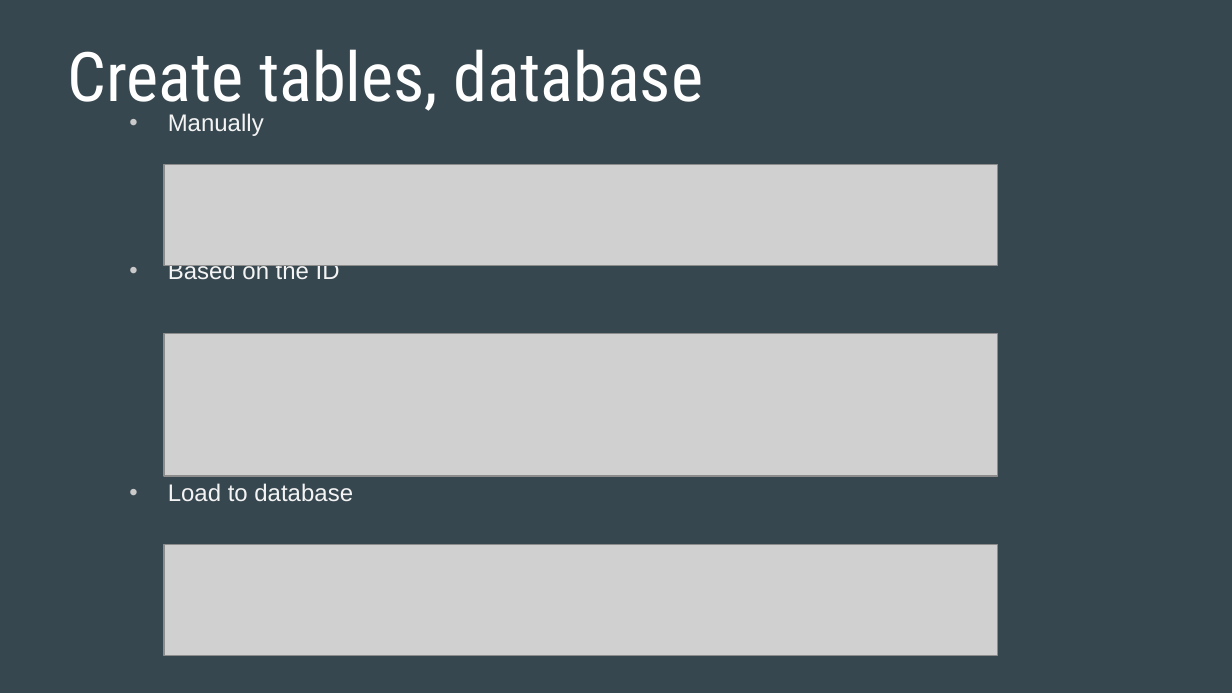
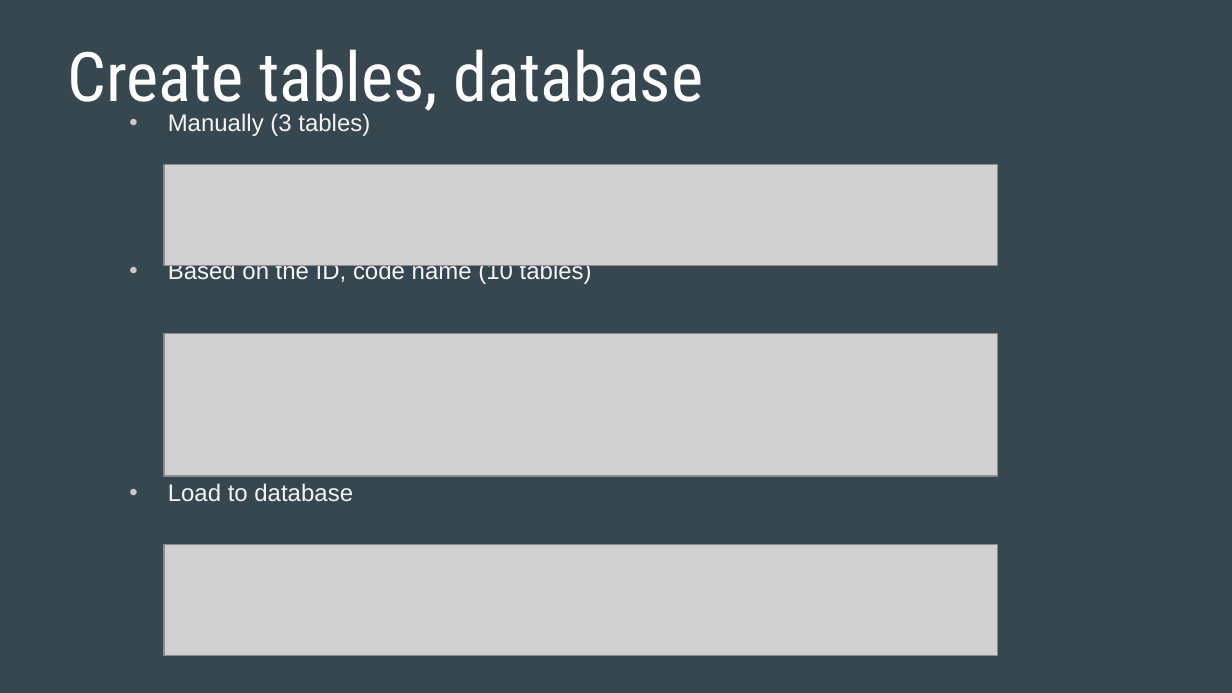
Before and after one commit to blacksmilez/DATA607, a slide deck: slide 8 of Project3/Project 3 Presentation, group 3.pptx. Drawn at 1232x693 pixels with LibreOffice and Linux fonts; fonts in the diff are those of the drawing; grey boxes stand for pictures. Boxes give left, top, right and bottom in pixels: in the first picture for what was removed or moved away, otherwise in the second. Text is boxed around its words. In the diff, an @@ line names an element or a change of style, - is before the commit and + after.

```diff
--- a/Project3/Project 3 Presentation, group 3.pptx
+++ b/Project3/Project 3 Presentation, group 3.pptx
@@ text at <box>168,113,592,285</box>: text changed @@
-• Manually
-• Based on the ID
+• Manually (3 tables)
+• Based on the ID, code name (10 tables)
```
